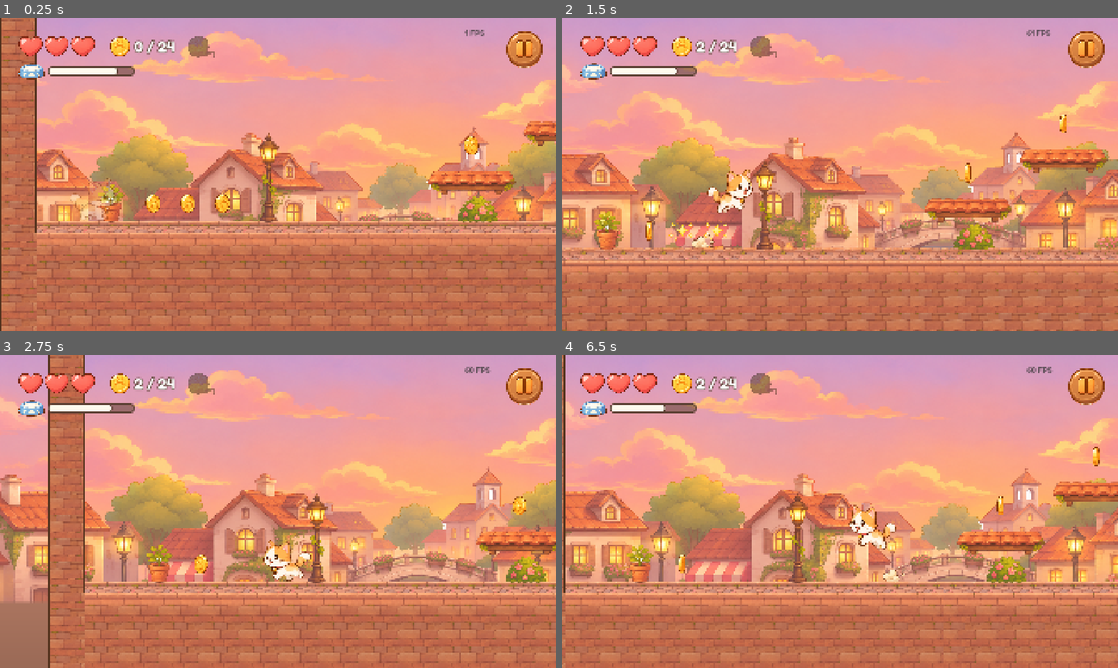
Above: before the commit, frames 1-4 (two rows, left to right).
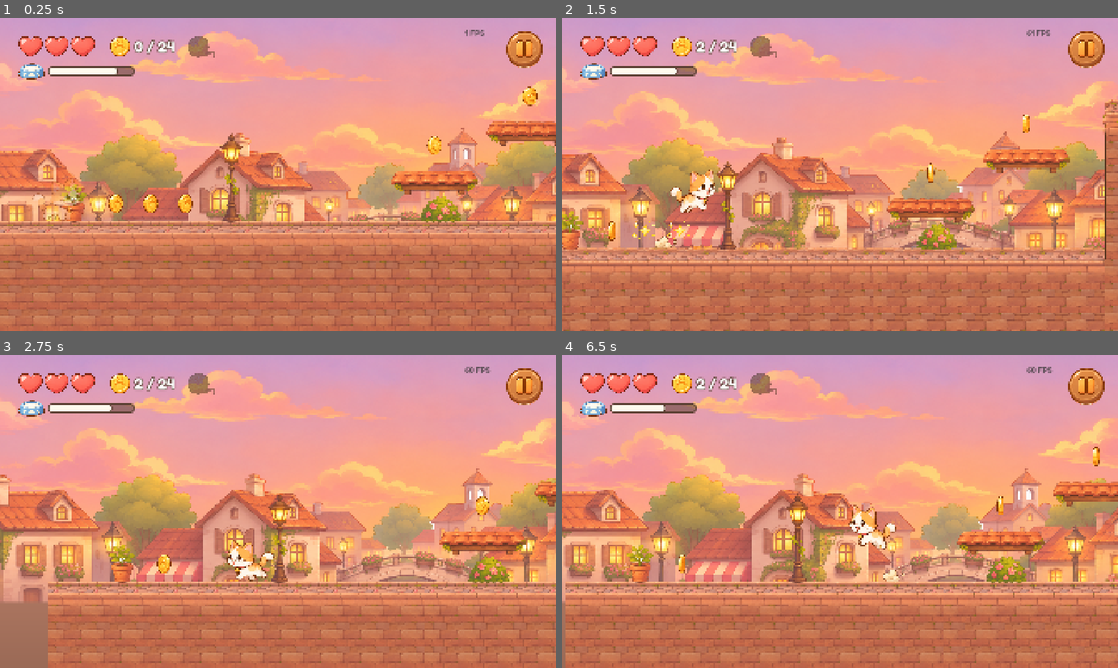
Above: after the commit, the same moments.

Repository: roshnikumari-21/wiwiwi
Game: Godot game, scene res://scenes/levels/w2/level_w2_01.tscn
Same seed, same stepped clock (60 frames per second), same inputs: the game is played once before the commit and once after it. This scene is started directly instead of the project's main scene.
Inputs (mouse positions are in pixels of both pictures, inside the frame that each line leads up to):
- Up to frame 1 (0.25 s): no input
- Up to frame 2 (1.5 s): move the mouse to (962, 158) at 0.52 s; hold Space (jump) 0.53-1.28 s; hold Right (move_right) from 0.53 s (still down); click (962, 158) at 0.67 s; move the mouse to (728, 190) at 1.27 s; tap Space (jump) at 1.35 s
- Up to frame 3 (2.75 s): tap Space (jump) at 1.52, 1.82 s; move the mouse to (333, 442) at 2.02 s; release Right (move_right) at 2.03 s; hold Left (move_left) from 2.03 s (still down); hold Space (jump) from 2.03 s (still down)
- Up to frame 4 (6.5 s): move the mouse to (812, 574) at 2.77 s; release Left (move_left) at 2.78 s; release Space (jump) at 2.78 s; hold Right (move_right) 2.78-4.28 s; tap Space (jump) at 2.85, 3.02, 3.32, 4.35, 4.52, 4.82, 5.85, 6.02, 6.32 s; click (812, 574) at 2.92 s; move the mouse to (1006, 558) at 3.52 s; hold Space (jump) 3.53-4.28 s; move the mouse to (673, 464) at 4.27 s; hold Left (move_left) 4.28-5.03 s; move the mouse to (867, 511) at 5.02 s; hold Right (move_right) 5.03-5.78 s; hold Space (jump) 5.03-5.78 s; click (867, 511) at 5.17 s; move the mouse to (756, 433) at 5.77 s; hold Left (move_left) from 5.78 s (still down)

The runs differ from the first frame. In frame 1, 22% of the frame differs, in the area x 0-100%, y 0-100%; in frame 2, 24%; in frame 3, 25%; in frame 4, 0.6%.

Commit message:
Hidden level-edge walls, taller forest trees, tired face everywhere
Level edge walls stay solid but aren't drawn, and the camera stops at the
ground's ends. The owners' taller trees picture covers the forest all the
way up. When out of energy the cat keeps her sleepy face while walking
(a trudge with a dip and sway) and in the air.

Co-Authored-By: Claude Opus 5.5 <noreply@anthropic.com>

Diff:
--- a/assets/art/characters/cat/cat_frames.tres
+++ b/assets/art/characters/cat/cat_frames.tres
@@ -140,4 +140,29 @@
 "loop": true,
 "name": &"sleepy",
 "speed": 2.5
+}, {
+"frames": [{
+"duration": 1.00,
+"texture": ExtResource("18_S0")
+}, {
+"duration": 1.00,
+"texture": ExtResource("18_S0")
+}, {
+"duration": 1.00,
+"texture": ExtResource("18_S0")
+}, {
+"duration": 1.00,
+"texture": ExtResource("19_S1")
+}],
+"loop": true,
+"name": &"tired_walk",
+"speed": 2.4
+}, {
+"frames": [{
+"duration": 1.00,
+"texture": ExtResource("18_S0")
+}],
+"loop": false,
+"name": &"tired_air",
+"speed": 1.0
 }]
--- a/dev/m1_energy_test.gd
+++ b/dev/m1_energy_test.gd
@@ -40,7 +40,7 @@
 		await physics_frame
 		top = max(top, player.velocity.x)
 	_check("tired: top speed 65 %", abs(top - 520.0 * 0.65) < 5.0, top)
-	_check("tired: slower walk animation", player.sprite.animation == "walk" and is_equal_approx(player.sprite.speed_scale, 0.65), [player.sprite.animation, player.sprite.speed_scale])
+	_check("tired: she trudges with her sleepy face (tired_walk, body dipping)", player.sprite.animation == "tired_walk" and player._trudge_time > 0.0, [player.sprite.animation, player._trudge_time])
 	Input.action_release("move_right")
 	await _frames(30)
 	_check("tired: sleepy when standing", player.sprite.animation == "sleepy", player.sprite.animation)
--- a/scenes/actors/player/player.gd
+++ b/scenes/actors/player/player.gd
@@ -32,6 +32,10 @@
 @onready var sprite: AnimatedSprite2D = $Sprite
 
 var _breath_time := 0.0
+var _trudge_time := 0.0
+const TRUDGE_STEPS := 3.2   ## heavy steps per second at full run speed
+const TRUDGE_DIP := 7.0     ## px the body sinks at each step
+const TRUDGE_SWAY := 2.5    ## degrees of side-to-side sway
 var energy := 1.0 : set = set_energy   ## 0..1; drains while moving, milk refills it
 var frozen := false     ## true when the level is over: no input, gravity only
 var _safe_left := 0.0   ## seconds of "can't be hurt" left
@@ -59,6 +63,7 @@
 
 func _process(delta: float) -> void:
 	_breathe(delta)
+	_trudge(delta)
 
 func _physics_process(delta: float) -> void:
 	_safe_left = max(_safe_left - delta, 0.0)
@@ -121,7 +126,8 @@
 		_in_jump = false
 		if _fall_peak_speed > 500.0:
 			_do_squash(Vector2(1.18, 0.82))
-			sprite.play("land")
+			if not is_tired():   # the landing pose has wide-awake eyes; tired, she keeps her sleepy face
+				sprite.play("land")
 			Fx.spawn(self, &"dust", global_position + Vector2(0, -30), 0.45)
 			AudioManager.play_sfx("sfx_land")
 		_fall_peak_speed = 0.0
@@ -130,17 +136,35 @@
 func _update_animation() -> void:
 	if frozen and sprite.animation in ["cheer", "hurt"]:
 		return
+	# Tired (no energy): her sleepy face everywhere — standing, trudging and in the air.
+	var tired := is_tired()
 	if not is_on_floor():
 		# A jump keeps the leap pose up and down; "fall" is only for drops without a jump.
-		sprite.play("jump" if _in_jump or velocity.y < 0.0 else "fall")
+		if tired:
+			sprite.play("tired_air")
+		else:
+			sprite.play("jump" if _in_jump or velocity.y < 0.0 else "fall")
 	elif sprite.animation == "land" and sprite.is_playing() and abs(velocity.x) < 60.0:
 		return  # let the landing finish unless the player starts running
 	elif abs(velocity.x) > 20.0:
-		sprite.play("walk")
-	else:
-		sprite.play("sleepy" if is_tired() else "idle")
+		sprite.play("tired_walk" if tired else "walk")
+	else:
+		sprite.play("sleepy" if tired else "idle")
 	# Tired legs move slower, matching the slower speed.
 	sprite.speed_scale = _speed_factor() if sprite.animation == "walk" else 1.0
+
+# Tired walking: the standing sleepy pose bobs down at each heavy step and sways a little, so she
+# trudges (there are no tired walking drawings).
+func _trudge(delta: float) -> void:
+	if sprite.animation == "tired_walk" and is_on_floor():
+		_trudge_time += delta * TRUDGE_STEPS * absf(velocity.x) / run_speed
+		var step := absf(sin(_trudge_time * PI))
+		sprite.position.y = step * TRUDGE_DIP
+		sprite.rotation = sin(_trudge_time * PI) * deg_to_rad(TRUDGE_SWAY)
+	elif _trudge_time != 0.0:
+		_trudge_time = 0.0
+		sprite.position.y = 0.0
+		sprite.rotation = 0.0
 
 # Gentle breathing while standing still, done by scaling (no extra frames, so nothing can wobble).
 func _breathe(delta: float) -> void:
--- a/scenes/levels/backgrounds/forest_background.tscn
+++ b/scenes/levels/backgrounds/forest_background.tscn
@@ -9,7 +9,7 @@
 script = ExtResource("1_script")
 layers = {
 "Far": [0.1, 0.05, -100.0],
-"Mid": [0.3, 0.15, -15.0]
+"Mid": [0.3, 0.15, -120.0]
 }
 
 [node name="Sky" type="ColorRect" parent="."]
--- a/scenes/levels/level.gd
+++ b/scenes/levels/level.gd
@@ -32,6 +32,7 @@
 const SINK_PAUSE := 0.8  ## seconds of sinking after a splash before she reappears at the flag
 
 func _ready() -> void:
+	_hide_edge_walls()
 	bounds = _terrain_bounds()
 	camera.limit_left = int(bounds.position.x)
 	camera.limit_right = int(bounds.end.x)
@@ -137,12 +138,22 @@
 func restart() -> void:
 	SceneTransition.change_scene(scene_file_path)
 
-## The rectangle covering all ground pieces, so the camera never shows past the level's edges.
+## The level's two edge walls stay solid (she can't walk off the level) but aren't drawn: the
+## camera stops at the ground's own ends instead (owners, 12 Nov 2026: the tall brown walls looked
+## odd, and past them the next background showed).
+func _hide_edge_walls() -> void:
+	for wall_name in ["LeftWall", "RightWall"]:
+		var wall := terrain.get_node_or_null(wall_name)
+		if wall:
+			wall.get_node("Art").hide()
+
+## The rectangle covering all ground pieces (not the edge walls), so the camera never shows past
+## the level's ends.
 func _terrain_bounds() -> Rect2:
 	var rect := Rect2()
 	var first := true
 	for piece in terrain.get_children():
-		if piece is GroundBlock:
+		if piece is GroundBlock and not String(piece.name) in ["LeftWall", "RightWall"]:
 			var r := Rect2(piece.global_position, piece.size)
 			rect = r if first else rect.merge(r)
 			first = false
Binary file changed: assets/art/backgrounds/forest/bg_mid.png
Not shown, changed: plan.md
